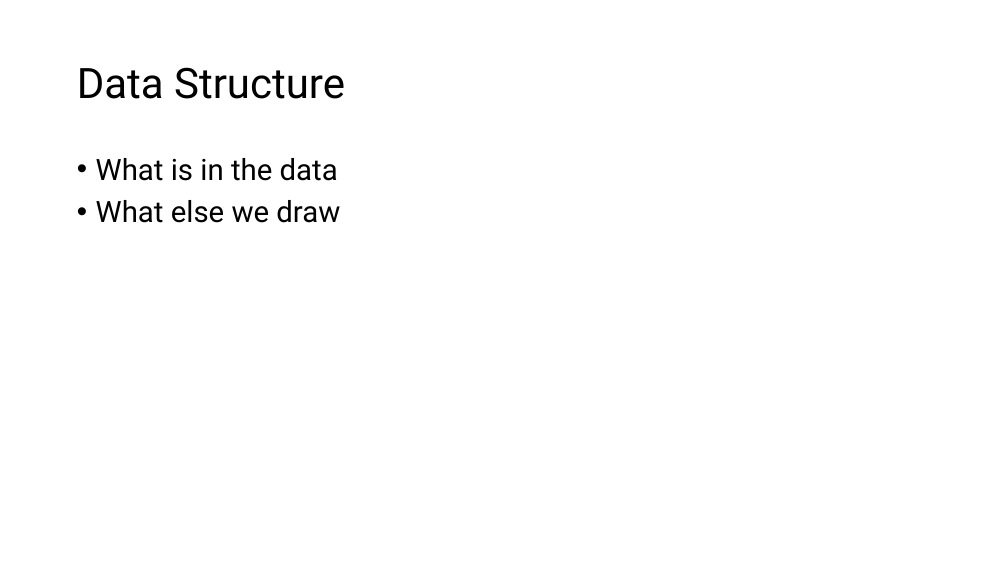
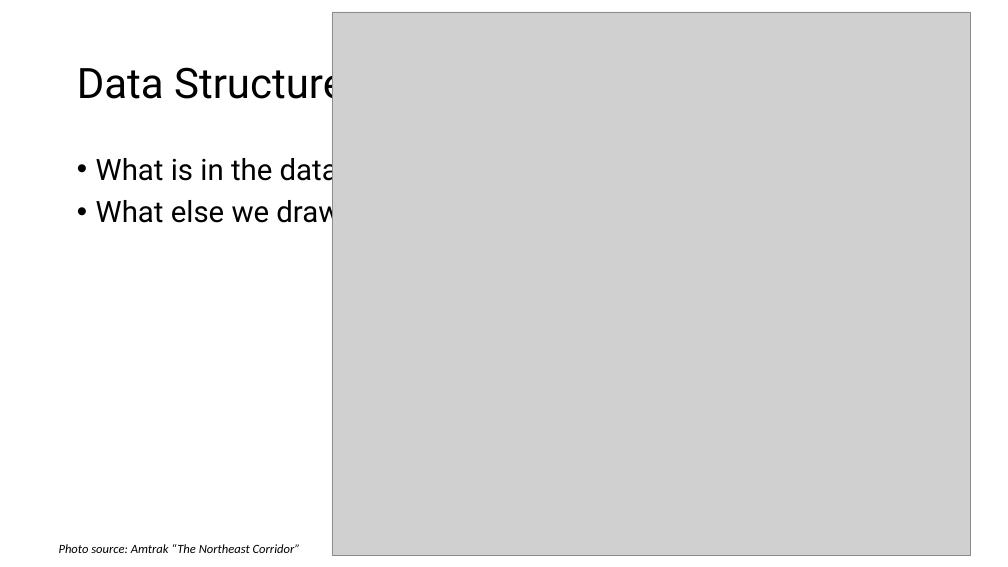
Before and after one commit to zoenyoo/MUSA508_Final, a slide deck: slide 2 of FInal_Presentation.pptx (slide 8 before the commit). Drawn at 1008x567 pixels with LibreOffice and Linux fonts; fonts in the diff are those of the drawing; grey boxes stand for pictures. Boxes give left, top, right and bottom in pixels: in the first picture for what was removed or moved away, otherwise in the second. Text is boxed around its words. In the diff, an @@ line names an element or a change of style, - is before the commit and + after.

```diff
--- a/FInal_Presentation.pptx
+++ b/FInal_Presentation.pptx
@@ picture added at (332, 12, 970, 555) @@
@@ title "Data Structure" rewrapped from (77, 67, 345, 99) to (77, 60, 345, 109) @@
@@ text added at (59, 544, 301, 553), 12 pt, text #000000, italic @@
+Photo source: Amtrak “The Northeast Corridor”
```
Also in this commit, not shown: 1 other slide changed, 7 slides added, 7 slides removed, 3 other files.
